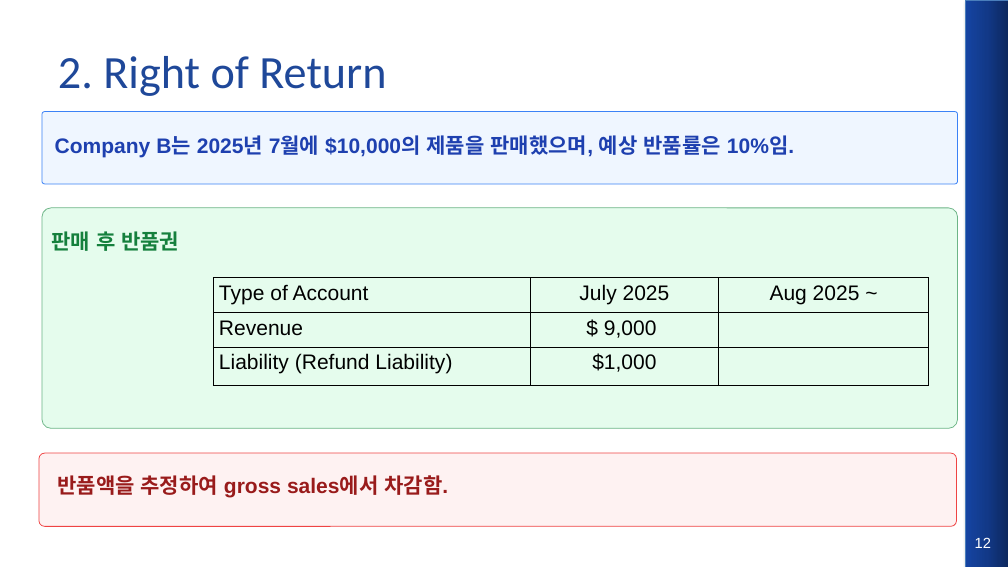
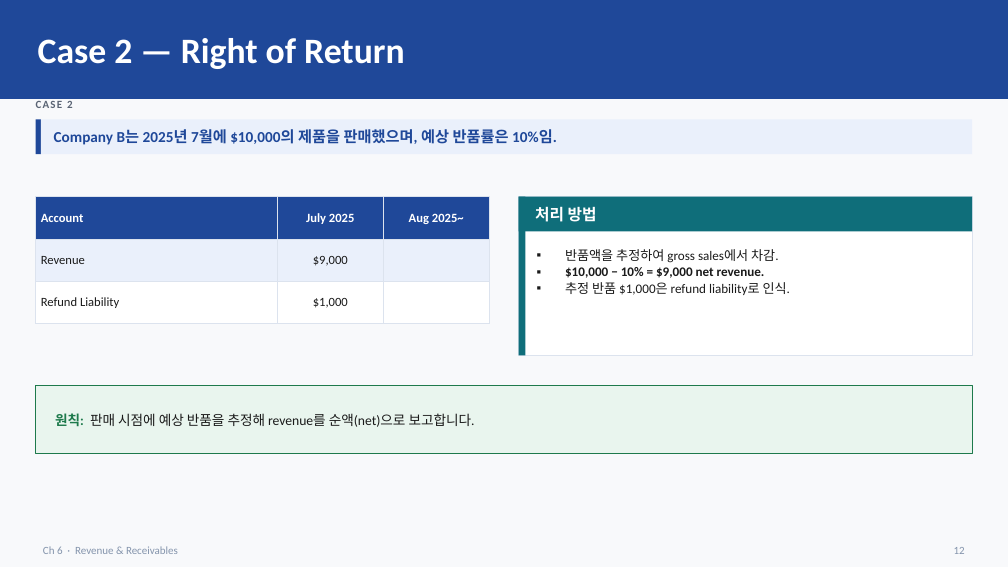
Before and after one commit to keejae/financial-accounting, a slide deck: slide 12 of files/week2/korean/Wk2_L7_slides.pptx. Drawn at 1008x567 pixels with LibreOffice and Linux fonts; fonts in the diff are those of the drawing. Boxes give left, top, right and bottom in pixels: in the first picture for what was removed or moved away, otherwise in the second. Text is boxed around its words. In the diff, an @@ line names an element or a change of style, - is before the commit and + after.

```diff
--- a/files/week2/korean/Wk2_L7_slides.pptx
+++ b/files/week2/korean/Wk2_L7_slides.pptx
@@ background #FFFFFF to #F8F9FB @@
@@ rectangle added at (0,0,1008,99), fill #1F4899 @@
@@ rectangle removed at (966,0,1008,567) @@
@@ text at (38,38,405,69): text changed; size 44 to 34 pt; text colour #1F4899 to #FFFFFF; bold on @@
-2. Right of Return
+Case 2 — Right of Return
@@ rectangle added at (36,119,41,154), fill #1F4899 @@
@@ text added at (36,101,73,108), 10.5 pt, text #5A6474, bold @@
+CASE 2
@@ rectangle added at (41,119,972,154), fill #EAF0FB @@
@@ rounded rectangle removed at (42,112,958,185) @@
@@ text "Company B는 2025년 7월에 $10,000의 ..." at (54,129,557,145): size 20 to 14.5 pt, font Arial to Calibri, text colour #1E40AF to #1F4899; line spacing 22.4pt to 1; less space between paragraphs; vertical alignment top to middle @@
@@ table at (36,197,489,312) @@
-row 1, column 1: Type of Account
+row 1, column 1: Account
-row 1, column 3: Aug 2025 ~
+row 1, column 3: Aug 2025~
-row 2, column 2: $ 9,000
+row 2, column 2: $9,000
-row 3, column 1: Liability (Refund Liability)
+row 3, column 1: Refund Liability
@@ fill none to #1F4899 in row 1 @@
@@ fill none to #EAF0FB in 2 cells @@
@@ fill none to #FFFFFF in 2 cells @@
@@ size 20 to 12 pt, font Arial to Calibri in "July 2025", "Revenue", "$1,000" @@
@@ text colour #000000 to #FFFFFF, bold on in "July 2025" @@
@@ text colour #000000 to #1A1A1A in "Revenue", "$1,000" @@
@@ line spacing 1.15 to 1 @@
@@ less space between paragraphs @@
@@ borders changed @@
@@ table: place and size @@
-table at (213,278,929,385)
+table at (36,197,489,312)
@@ rounded rectangle removed at (42,208,958,429) @@
@@ rectangle added at (519,197,972,355), fill #FFFFFF, outline #DCE3EE 1 pt @@
@@ rectangle added at (519,197,526,355), fill #0F6E7A @@
@@ rectangle added at (519,197,972,231), fill #0F6E7A @@
@@ text added at (535,206,597,222), 15 pt, text #FFFFFF, bold @@
+처리 방법
@@ text removed at (51,231,179,251) @@
-판매 후 반품권
@@ text added at (565,249,790,295), 12.5 pt, text #1A1A1A @@
+▪ 반품액을 추정하여 gross sales에서 차감.
+▪ $10,000 − 10% = $9,000 net revenue.
+▪ 추정 반품 $1,000은 refund liability로 인식.
@@ rectangle added at (36,386,972,454), fill #E9F5EE, outline #1E7A4C 1 pt @@
@@ text added at (55,413,475,427), 13 pt, text #1A1A1A @@
+원칙: 판매 시점에 예상 반품을 추정해 revenue를 순액(net)으로 보고합니다.
@@ rounded rectangle removed at (39,453,957,526) @@
@@ text removed at (57,475,448,497) @@
-반품액을 추정하여 gross sales에서 차감함.
@@ text added at (43,546,178,554), 10.5 pt, text #8494AC @@
+Ch 6 · Revenue & Receivables
@@ text "12": place and size @@
-text "12" at (975,537,991,548)
+text "12" at (954,547,965,554)
@@ text "12" at (954,547,965,554): size 14 to 10.5 pt, font Arial to Calibri, text colour #FFFFFF to #8494AC; alignment centre to right; vertical alignment top to middle @@
```
Also in this commit, not shown: 16 other slides changed, 8 slides added, 7 slides removed, 7 other files.
